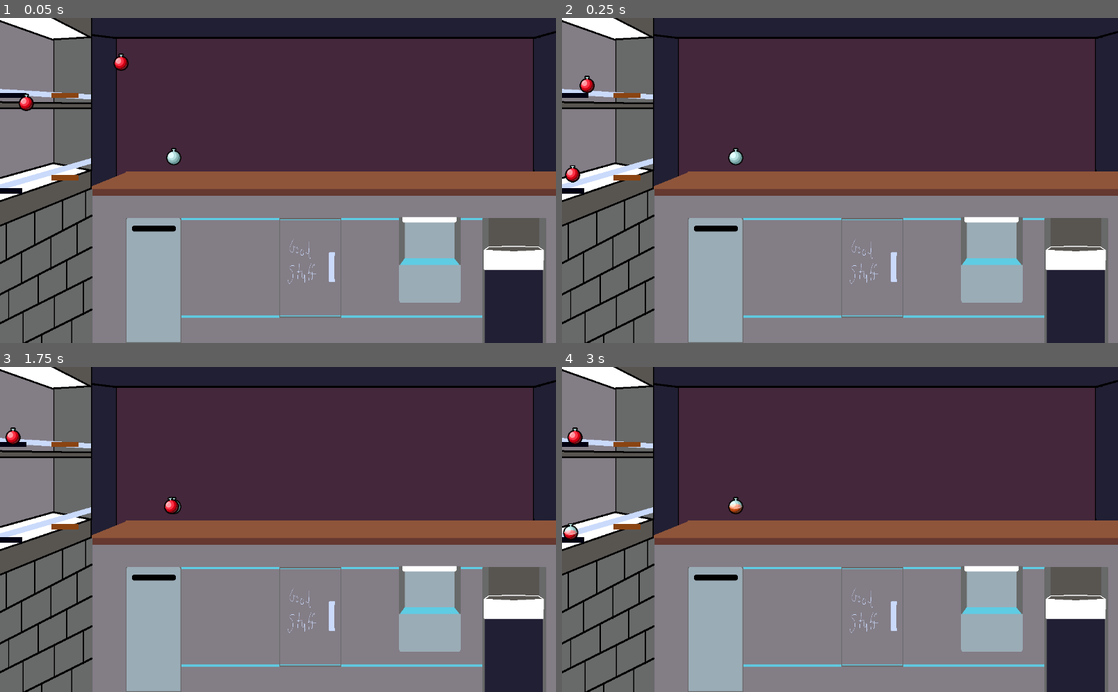
Above: before the commit, frames 1-4 (two rows, left to right).
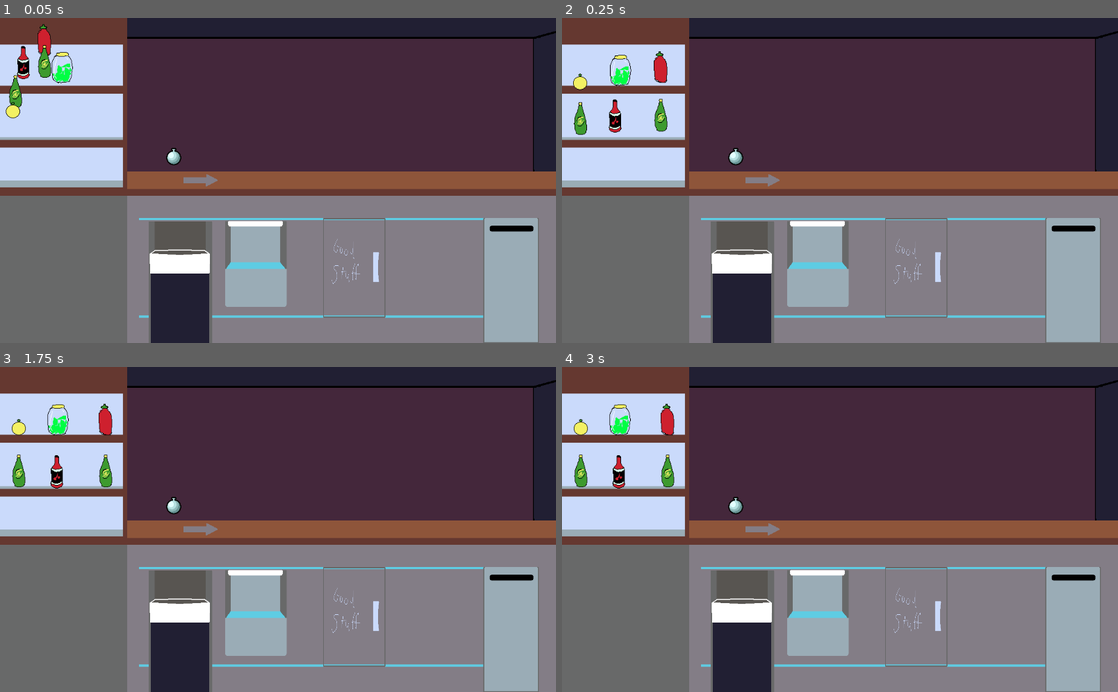
Above: after the commit, the same moments.

Repository: MoonTrain/Chill2022
Game: Godot game, scene res://Node.tscn
Two runs of this game, one before a commit and one after it. Both use one fixed random seed, a clock stepped at 60 frames per second and the inputs below. The project has no main scene, so this scene is started directly.
Inputs (mouse positions are in pixels of both pictures, inside the frame that each line leads up to):
- Up to frame 1 (0.05 s): no input
- Up to frame 2 (0.25 s): no input
- Up to frame 3 (1.75 s): drag from (172, 506) to (11, 532) at 0.52 s; tap Enter at 1.25 s; drag from (11, 532) to (172, 506) at 1.27 s
- Up to frame 4 (3 s): move the mouse to (573, 435) at 2.02 s; hold Right (move_right) 2.03-2.75 s; click (573, 435) at 2.1 s; tap Space at 2.75 s; drag from (812, 594) to (573, 532) at 2.77 s

The runs differ from the first frame. In frame 1, 32% of the frame differs, in the area x 0-99%, y 0-100%; in frame 2, 32%; in frame 3, 32%; in frame 4, 32%.

Commit message:
Added changes to assets

Diff:
--- a/Alchebar/BarScene.gd
+++ b/Alchebar/BarScene.gd
@@ -1,16 +1,39 @@
 extends Node
 
+var redFull = preload("res://art/Full-Red.png")
+var redHalf = preload("res://art/Half-Red.png")
+var emptyRound = preload("res://art/Empty.png")
 
-# Declare member variables here. Examples:
-# var a = 2
-# var b = "text"
+var waterFull = preload("res://art/ingredientWater.png")
+var waterHalf = preload("res://art/ingredientWaterHalf.png")
+var waterEmpty = preload("res://art/ingredientWaterEmpty.png")
+
+var lemonFull = preload("res://art/ingredientLemon.png")
+var lemonHalf = preload("res://art/IngredientLemonHalf.png")
+var lemonEmpty = preload("res://art/ingredientLemonEmpty.png")
+
+var radiumFull = preload("res://art/ingredientRadium.png")
+var radiumHalf = preload("res://art/ingredientRadiumHalf.png")
+var radiumEmpty = preload("res://art/ingredientRadiumEmpty.png")
+
+var spicyFull = preload("res://art/ingredientSriracha.png")
+var spicyHalf = preload("res://art/ingredientSrirachaHalf.png")
+var spicyEmpty = preload("res://art/ingredientSrirachaEmpty.png")
+
+var syrupFull = preload("res://art/ingredientSyrup.png")
+var syrupHalf = preload("res://art/IngredientSyrupHalf.png")
+var syrupEmpty = preload("res://art/IngredientSyrupEmpty.png")
+
+
 var potList = []
 var money = 0
 var curMix = [0, 0, 0, 0, 0, 0, 0, 0, 0, 0]
 var request = [0, 0, 0, 0, 0, 0, 0, 0, 0, 0]
+
 # Called when the node enters the scene tree for the first time.
 func _ready():
 	potList = get_tree().get_nodes_in_group("potList")
+	var iterCt = 0
 	for child in potList:
 		var attrib = [0, 0, 0, 0, 0, 0, 0, 0, 0, 0]
 		var flav1 = int(rand_range(0, 9))
@@ -21,8 +44,19 @@
 		attrib[flav2]+=1
 		attrib[flav3]+=1
 		attrib[flav4]+=1
-
-		child.init(attrib, "RED")
+		if(iterCt==0):
+			child.init(attrib, waterFull, waterHalf, waterEmpty)
+		elif(iterCt==1):
+			child.init(attrib, lemonFull, lemonHalf, lemonEmpty)
+		elif(iterCt==2):
+			child.init(attrib, radiumFull, radiumHalf, radiumEmpty)
+		elif(iterCt==3):
+			child.init(attrib, spicyFull, spicyHalf, spicyEmpty)
+		elif(iterCt==4):
+			child.init(attrib, syrupFull, syrupHalf, syrupEmpty)
+		else:
+			child.init(attrib, waterFull, waterHalf, waterEmpty)
+		iterCt+=1
 
 func makeRequest():
 	request = [0, 0, 0, 0, 0, 0, 0, 0, 0, 0]
@@ -59,3 +93,39 @@
 	makeRequest()
 	for i in request:
 		print(i)
+
+
+func _on_RedPot3_addDrink():
+	print("Adding Mix")
+	var toAdd = $RedPot3.getProperties()
+	var pos = 0
+	for i in toAdd:
+		curMix[pos]+=i
+		pos+=1
+
+
+func _on_RedPot4_addDrink():
+	print("Adding Mix")
+	var toAdd = $RedPot4.getProperties()
+	var pos = 0
+	for i in toAdd:
+		curMix[pos]+=i
+		pos+=1
+
+
+func _on_RedPot5_addDrink():
+	print("Adding Mix")
+	var toAdd = $RedPot5.getProperties()
+	var pos = 0
+	for i in toAdd:
+		curMix[pos]+=i
+		pos+=1
+
+
+func _on_RedPot6_addDrink():
+	print("Adding Mix")
+	var toAdd = $RedPot6.getProperties()
+	var pos = 0
+	for i in toAdd:
+		curMix[pos]+=i
+		pos+=1
--- a/Alchebar/DropZone.gd
+++ b/Alchebar/DropZone.gd
@@ -3,18 +3,19 @@
 var occupied = false
 
 func _draw():
-	var rect = Rect2(-25, 10, 50, 10)
-	draw_rect(rect, Color.saddlebrown)
+	pass
+	#var rect = Rect2(-25, 10, 50, 10)
+	#draw_rect(rect, Color.brown)
 	#draw_circle(Vector2.ZERO, 25, Color.teal)
 
 func select():
 	#for child in get_tree().get_nodes_in_group("zone"):
 	#	child.deselect()
-	modulate = Color.blue
+	#modulate = Color.blue
 	occupied = true
 
 func deselect():
-	modulate = Color.saddlebrown
+	#modulate = Color.saddlebrown
 	occupied = false
 
 func isOccupied():
--- a/Alchebar/Node.tscn
+++ b/Alchebar/Node.tscn
@@ -4,31 +4,56 @@
 [ext_resource path="res://RedPot.tscn" type="PackedScene" id=2]
 [ext_resource path="res://DropDrink.tscn" type="PackedScene" id=3]
 [ext_resource path="res://BarScene.gd" type="Script" id=4]
-[ext_resource path="res://art/Alchemy_Bar1.png" type="Texture" id=5]
+[ext_resource path="res://art/Alchemy_Bar_v2.png" type="Texture" id=5]
 
 [node name="BarScene" type="Node"]
 script = ExtResource( 4 )
 
-[node name="DropZone3" parent="." instance=ExtResource( 1 )]
-position = Vector2( 16, 304 )
+[node name="RedPot" parent="." instance=ExtResource( 2 )]
+position = Vector2( 24, 96 )
 
-[node name="DropZone" parent="." instance=ExtResource( 1 )]
-position = Vector2( 24, 128 )
+[node name="RedPot2" parent="." instance=ExtResource( 2 )]
+position = Vector2( 16, 200 )
 
-[node name="DropZone2" parent="." instance=ExtResource( 1 )]
-position = Vector2( 120, 128 )
+[node name="RedPot3" parent="." instance=ExtResource( 2 )]
+position = Vector2( 120, 88 )
+
+[node name="RedPot4" parent="." instance=ExtResource( 2 )]
+
+[node name="RedPot5" parent="." instance=ExtResource( 2 )]
+
+[node name="RedPot6" parent="." instance=ExtResource( 2 )]
 
 [node name="DropDrink" parent="." instance=ExtResource( 3 )]
 position = Vector2( 320, 256 )
 
+[node name="DropZone3" parent="." instance=ExtResource( 1 )]
+position = Vector2( 34.5961, 193 )
+
+[node name="DropZone" parent="." instance=ExtResource( 1 )]
+position = Vector2( 34.5961, 98 )
+scale = Vector2( 1.05961, 0.978821 )
+
+[node name="DropZone5" parent="." instance=ExtResource( 1 )]
+position = Vector2( 106.596, 98 )
+
+[node name="DropZone2" parent="." instance=ExtResource( 1 )]
+position = Vector2( 194.596, 98 )
+
 [node name="DropZone4" parent="." instance=ExtResource( 1 )]
-position = Vector2( 120, 280 )
+position = Vector2( 106.596, 192 )
 
-[node name="RedPot" parent="." instance=ExtResource( 2 )]
-position = Vector2( 72, 48 )
+[node name="DropZone6" parent="." instance=ExtResource( 1 )]
+position = Vector2( 194.596, 193 )
 
-[node name="RedPot2" parent="." instance=ExtResource( 2 )]
-position = Vector2( 368, 48 )
+[node name="DropZone7" parent="." instance=ExtResource( 1 )]
+position = Vector2( 194.596, 273 )
+
+[node name="DropZone8" parent="." instance=ExtResource( 1 )]
+position = Vector2( 106.596, 273 )
+
+[node name="DropZone9" parent="." instance=ExtResource( 1 )]
+position = Vector2( 34.5961, 273 )
 
 [node name="ParallaxBackground" type="ParallaxBackground" parent="."]
 
@@ -46,6 +71,10 @@
 "_edit_lock_": true
 }
 
-[connection signal="serveDrink" from="DropDrink" to="." method="_on_DropDrink_serveDrink"]
 [connection signal="addDrink" from="RedPot" to="." method="_on_RedPot_addDrink"]
 [connection signal="addDrink" from="RedPot2" to="." method="_on_RedPot2_addDrink"]
+[connection signal="addDrink" from="RedPot3" to="." method="_on_RedPot3_addDrink"]
+[connection signal="addDrink" from="RedPot4" to="." method="_on_RedPot4_addDrink"]
+[connection signal="addDrink" from="RedPot5" to="." method="_on_RedPot5_addDrink"]
+[connection signal="addDrink" from="RedPot6" to="." method="_on_RedPot6_addDrink"]
+[connection signal="serveDrink" from="DropDrink" to="." method="_on_DropDrink_serveDrink"]
--- a/Alchebar/RedPot.gd
+++ b/Alchebar/RedPot.gd
@@ -6,9 +6,9 @@
 var rest_point
 var rest_nodes = []
 var glassNode = []
-var fullTex = preload("res://art/Full-Red.png")
-var halfTex = preload("res://art/Half-Red.png")
-var emptyTex = preload("res://art/Empty.png")
+var fullTex
+var halfTex
+var emptyTex
 var curVar = 0
 var curNode
 var properties = []
@@ -27,9 +27,13 @@
 	curNode = i
 	glassNode = get_tree().get_nodes_in_group("DrinkZone")
 
-func init(var p, var c):
+
+func init(var p, var ft, var ht, var et):
 	properties = p
-	color = c
+	fullTex = ft
+	halfTex = ht
+	emptyTex = et
+	switchTexture()
 
 func loadTextures():
 	pass
Not shown, added: Alchebar/art/Alchemy_Bar_v2.png.import
Not shown, added: Alchebar/art/Alchemy_Bar_v3.png.import
Not shown, added: Alchebar/art/Guy-Business_Suit_1.png.import
Not shown, added: Alchebar/art/Guy-Business_Suit_1_Alt.png.import
Not shown, added: Alchebar/art/Guy-Business_Suit_2.png.import
Not shown, added: Alchebar/art/Guy-Business_Suit_2_Alt.png.import
Not shown, added: Alchebar/art/IngredientLemonHalf.png.import
Not shown, added: Alchebar/art/IngredientSyrupEmpty.png.import
Not shown, added: Alchebar/art/IngredientSyrupHalf.png.import
Not shown, added: Alchebar/art/Party-Business_1.png.import
Not shown, added: Alchebar/art/Party-Business_1_Alt.png.import
Not shown, added: Alchebar/art/Point_1.png.import
(and 17 more such lines)
